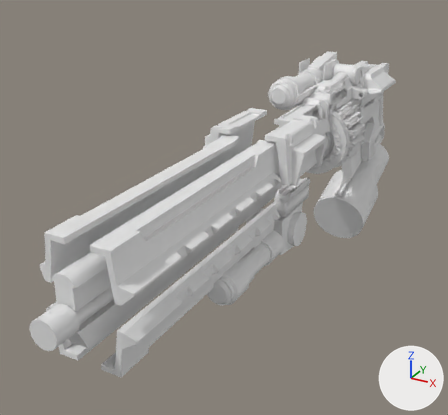
One commit to the Blender file 3D/Railgun/railgun.blend: the scene before it, then after it.
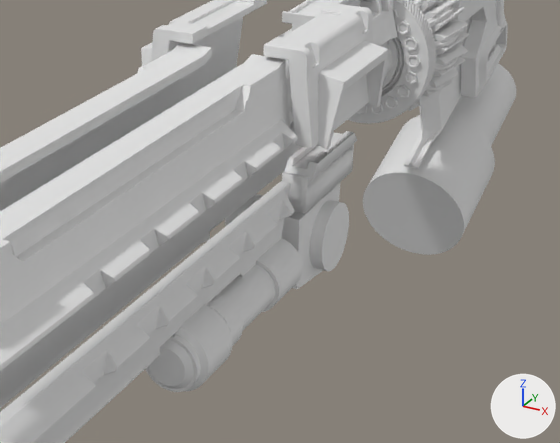
The first picture shows the older version from a 50 mm lens placed at (1.15, -2.33, 1.29), pointed at (-0.26, 0.24, 0.01). The close-ups show both versions on the part from 30% to 92% of the width and 27% to 80% of the height of that picture; other places that the commit changed are outside them. Lighting does not change. The marker at lower right points along +X, +Y and +Z.
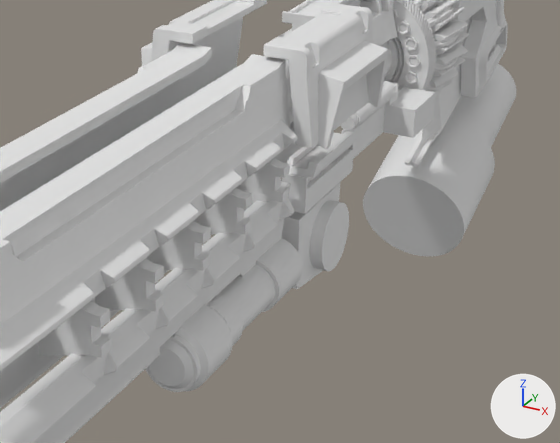
Where the newer file only moved an object's origin or applied its transform, the numbers keep the older frame.

Boxes [x1, y1, x2, y2] around the edits, measured in the close-ups (560 x 443 px):
'Cylinder', mesh turned: before [363, 64, 516, 255]; after [363, 64, 516, 256]
'Cube.057', added: after [39, 158, 290, 358]
'Cube.058', added: after [341, 82, 435, 159]
'Cylinder.063', added: after [340, 81, 396, 130]
part 1 of me_cube_014, shading changed: [282, 131, 357, 214] in both
'Cube', unchanged, covered by the edit: before [0, 57, 358, 402]; after [0, 57, 337, 402]

Patch to the scene script:
```diff
--- a/3D/Railgun/railgun.blend.py
+++ b/3D/Railgun/railgun.blend.py
@@ me_cube_014 @@
 me_cube_014.from_pydata(...)  # 53 vertices, 53 faces; spans x -0.053..0.015, y -0.141..0.135, z -0.073..0.035
 # used by ob_cube_051; location = (0.169, 0.152, 0.212)
+# me_cube_014 part 1: edges marked sharp go from 0 to 60
@@ me_cylinder @@
 me_cylinder.from_pydata(...)  # 256 vertices, 194 faces; spans x -0.172..0.172, y -0.154..0.191, z -0.192..0.547
 # used by ob_cylinder; location = (0.0, 1.51, -0.356); rotation_euler = (-1.255, 0.0, 0.0), in degrees (-72, 0, 0)
+# me_cylinder part 2: the whole mesh is turned 0.8 degrees about the x axis through its middle, then moved by (0.0, 0.005, 0.0)
@@ me_cylinder_020 @@
+me_cylinder_020.from_pydata(...)  # 64 vertices, 50 faces; spans x -1.0..1.0, y -1.0..1.0, z -9.07..2.06
+me_cylinder_020.polygons.foreach_set('use_smooth', [True] * 50)
@@ me_cube_022 @@
+me_cube_022.from_pydata(...)  # 42 vertices, 40 faces; spans x 0.6..1.0, y -1.01..1.0, z -1.18..1.96
@@ me_cube_020 @@
+me_cube_020.from_pydata(...)  # 16 vertices, 13 faces; spans x -1.0..1.34, y -0.27..0.27, z 0.0..1.33
@@ ob_cylinder_063 @@
+ob_cylinder_063 = bpy.data.objects.new('Cylinder.063', me_cylinder_020)
+ob_cylinder_063.location = (0.138, 0.378, 0.24)
+ob_cylinder_063.rotation_euler = (1.571, 0.0, 0.0)  # degrees (90, 0, 0)
+ob_cylinder_063.scale = (0.0242, 0.0242, 0.0242)
@@ ob_cube_058 @@
+ob_cube_058 = bpy.data.objects.new('Cube.058', me_cube_022)
+ob_cube_058.location = (0.0, 0.537, 0.17)
+ob_cube_058.scale = (0.217, 0.217, 0.0374)
+_m = ob_cube_058.modifiers.new('Mirror', 'MIRROR')
@@ ob_cube_057 @@
+ob_cube_057 = bpy.data.objects.new('Cube.057', me_cube_020)
+ob_cube_057.location = (0.111, -0.82, 0.262)
+ob_cube_057.scale = (0.0528, 0.0528, 0.0528)
+_m = ob_cube_057.modifiers.new('Mirror', 'MIRROR')
+_m.use_axis = (False, False, True)
+_m.use_clip = True
+_m = ob_cube_057.modifiers.new('Mirror.001', 'MIRROR')
+_m.mirror_object = ob_cylinder_032
+_m = ob_cube_057.modifiers.new('Array', 'ARRAY')
+_m.count = 5
+_m.relative_offset_displace = (0.0, 6.07, 0.0)
```
